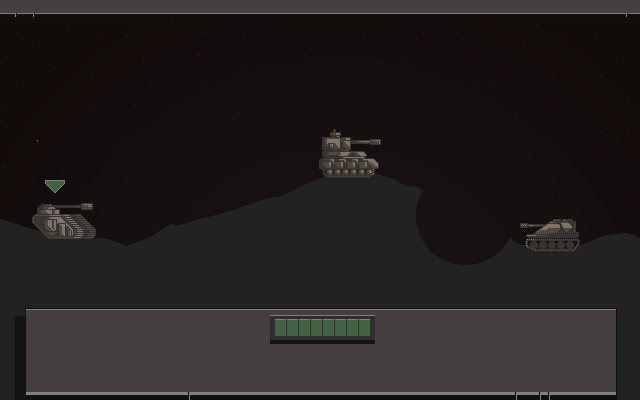
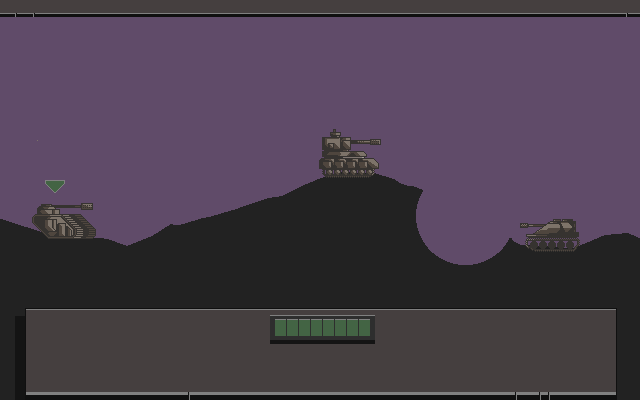
The second 640x400 image is a revision of the first. Changes to its layers:
added layer "Layer" above "Background" over (0, 17, 640, 265)
